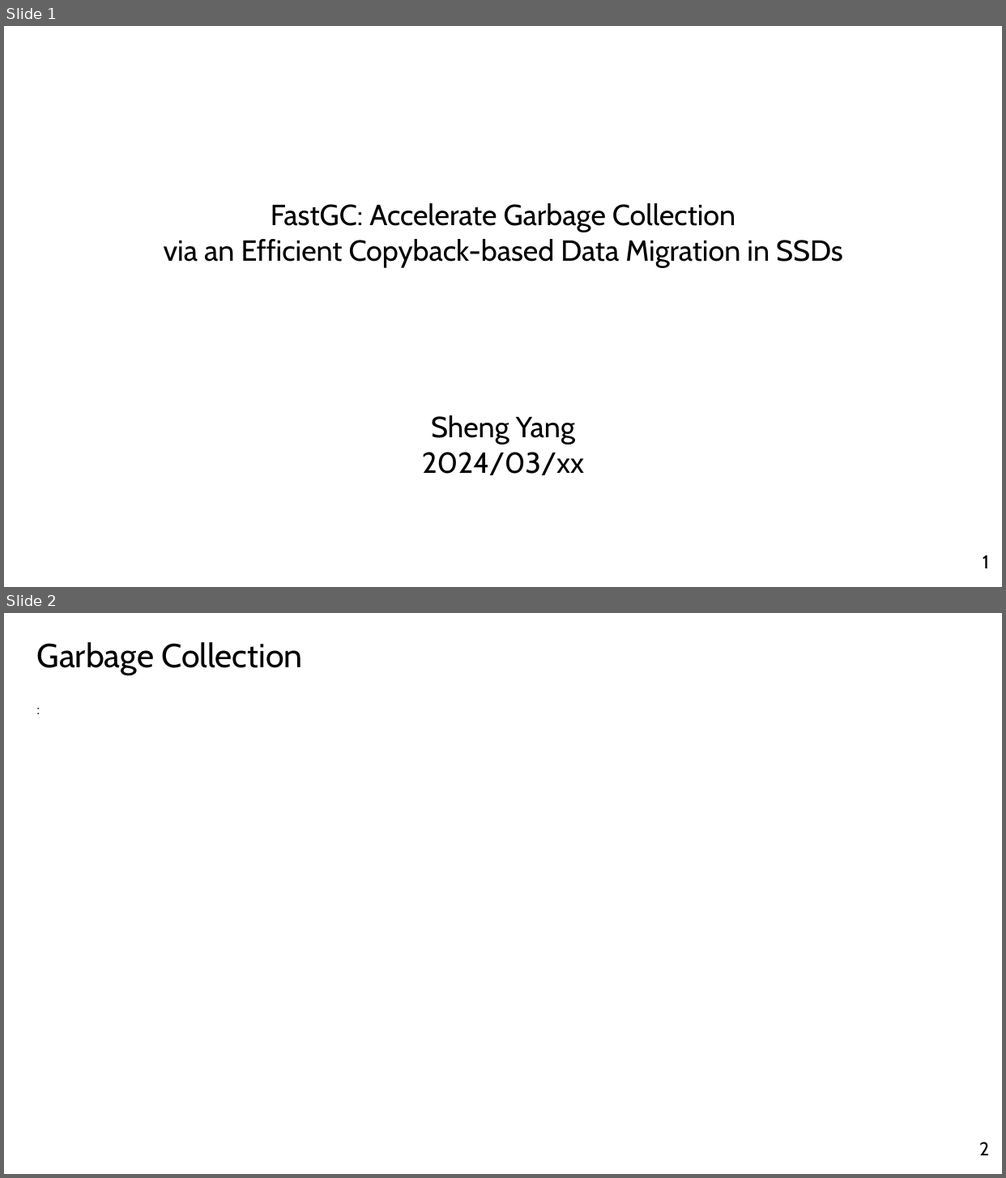
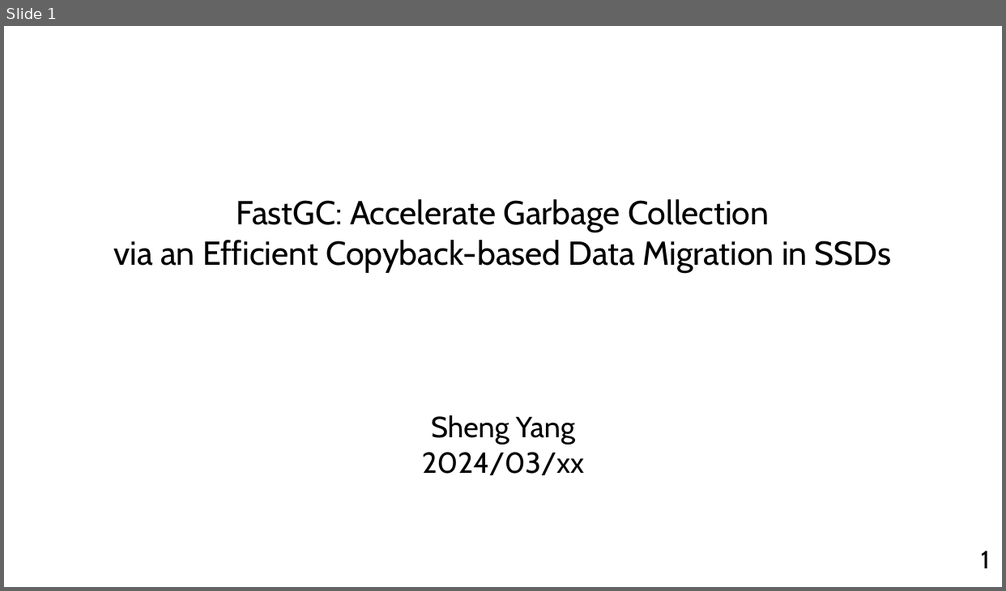
Before and after one commit to yousei-github/StudyNotes, a slide deck: temp/Presentation_Yang Sheng.pptx. Shown one above the other, each under a label of ours: slides 1 and 2 before the commit, slide 1 after it. The pictures are 1006x1178 and 1006x591 pixels, drawn with LibreOffice and Linux fonts; fonts in the diff are those of the drawing. Boxes give left, top, right and bottom in pixels: in the first picture for what was removed or moved away, otherwise in the second. Text is boxed around its words. In the diff, an @@ line names an element or a change of style, - is before the commit and + after.

```diff
--- a/temp/Presentation_Yang Sheng.pptx
+++ b/temp/Presentation_Yang Sheng.pptx
@@ slide 2 removed at (4,613,1002,1174), background #FFFFFF @@
@@ text removed at (37,642,302,675) @@
-Garbage Collection
@@ text removed at (29,697,926,1111) @@
-:
@@ page number removed at (979,1142,989,1156) @@
-2
@@ slide 1 changed as well @@
@@ title "FastGC: Accelerate Garbage Collection via ..." at (113,199,892,273): size 28 to 32 pt @@
@@ page number at (981,551,990,569): size 18 to 24 pt @@
```
Also in this commit, not shown: 2 other slides changed, 18 slides added, 3 other slides removed.
